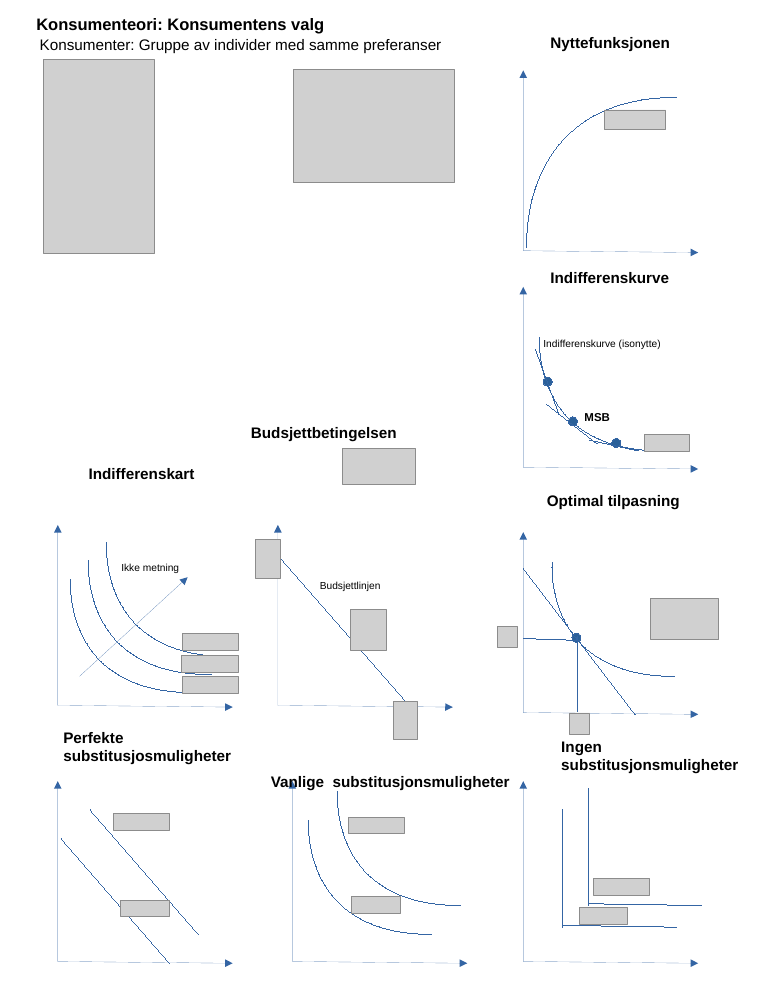
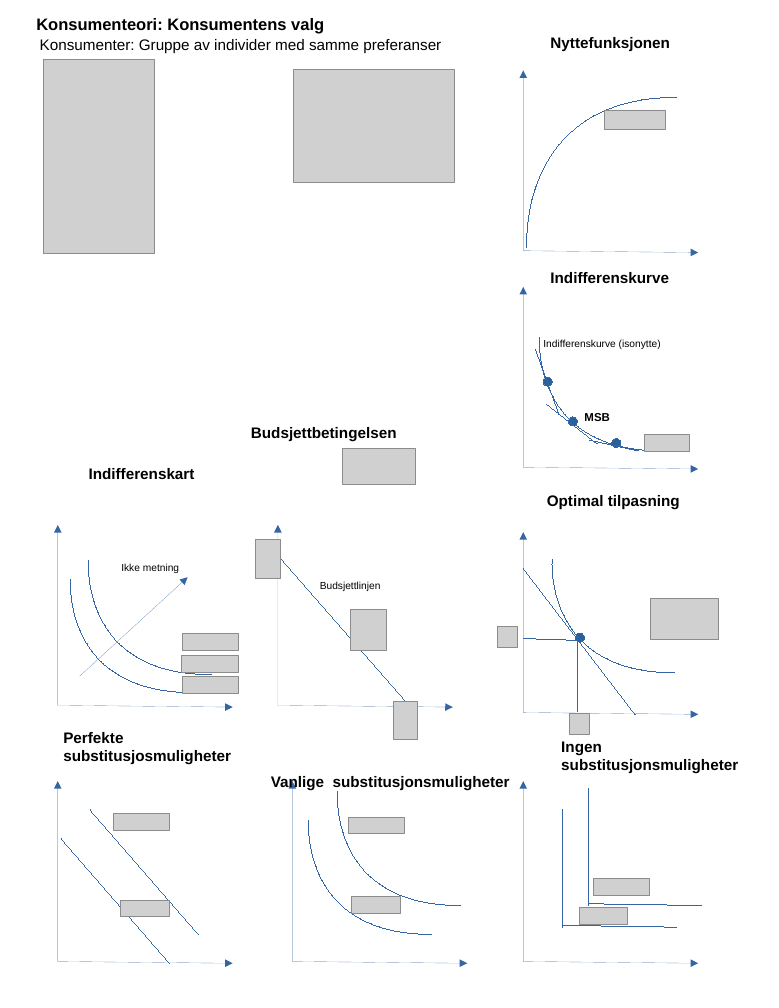
Before and after one commit to joernih/SFB10816Mikrooekonomi, a slide deck: slide 9 of forelesninger/drawio/alle_halden5.odp. Drawn at 779x1008 pixels with LibreOffice and Linux fonts; fonts in the diff are those of the drawing; grey boxes stand for pictures; background and template pictures are left out. Boxes give left, top, right and bottom in pixels: in the first picture for what was removed or moved away, otherwise in the second. Text is boxed around its words. In the diff, an @@ line names an element or a change of style, - is before the commit and + after.

```diff
--- a/forelesninger/drawio/alle_halden5.odp
+++ b/forelesninger/drawio/alle_halden5.odp
@@ freeform shape removed at (106, 543, 229, 657) @@
@@ freeform shape: place and size @@
-freeform shape at (552, 563, 675, 676)
+freeform shape at (552, 559, 675, 673)
@@ ellipse: place and size @@
-ellipse at (572, 633, 581, 642)
+ellipse at (576, 633, 585, 642)
```
Also in this commit, not shown: 34 other files.
